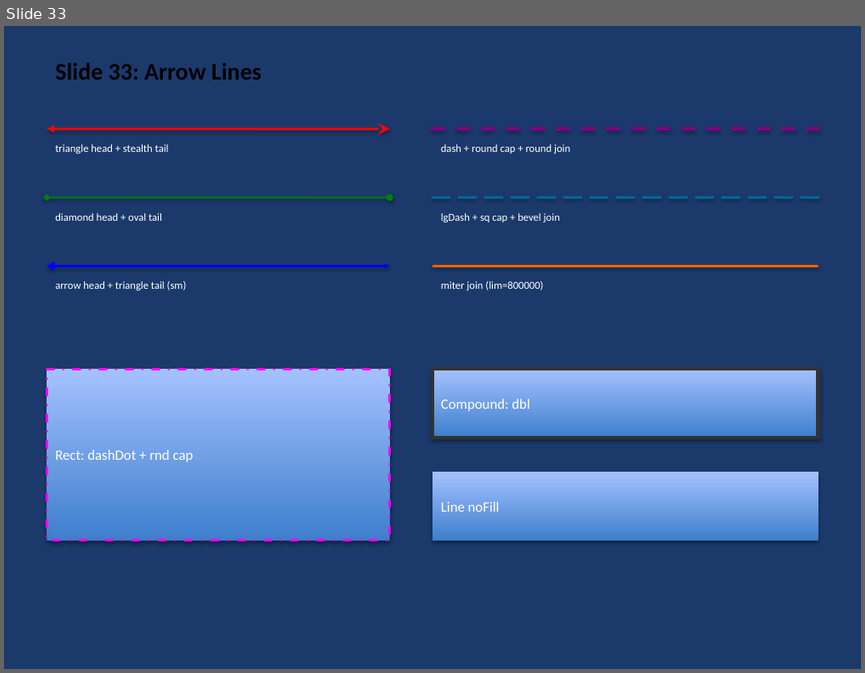
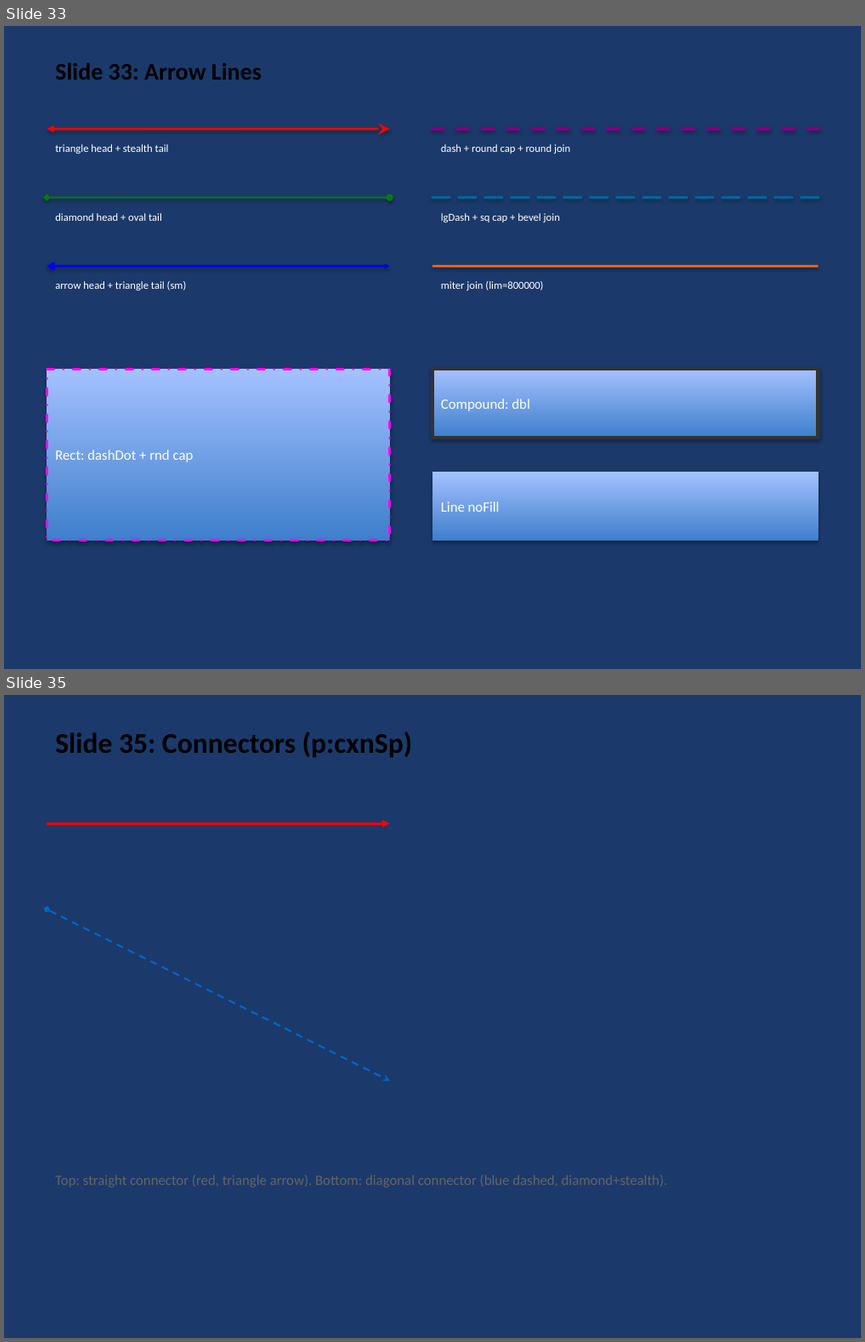
Before and after one commit to t-ujiie-g/pptx-svg, a slide deck: test_fixtures/test_features.pptx. Shown one above the other, each under a label of ours: slide 33 before the commit, slides 33 and 35 after it; the slides between them are not shown. The pictures are 865x673 and 865x1342 pixels, drawn with LibreOffice and Linux fonts; fonts in the diff are those of the drawing. Boxes give left, top, right and bottom in pixels: in the first picture for what was removed or moved away, otherwise in the second. Text is boxed around its words. In the diff, an @@ line names an element or a change of style, - is before the commit and + after.

```diff
--- a/test_fixtures/test_features.pptx
+++ b/test_fixtures/test_features.pptx
@@ slide 35 added at box(4, 695, 861, 1338), background #1B3A6B @@
@@ text added at box(55, 732, 413, 757), 24 pt, text #000000, bold @@
+Slide 35: Connectors (p:cxnSp)
@@ arrow added from (46, 823) to (390, 823), #FF0000 2 pt @@
@@ double arrow added from (46, 909) to (390, 1081), #0066CC 1.5 pt dashed @@
@@ text added at box(55, 1174, 668, 1187), 12 pt, text #646464 @@
+Top: straight connector (red, triangle arrow). Bottom: diagonal connector (blue dashed, diamond+stealth).
```
Also in this commit, not shown: 1 other slide added, 8 other files.
